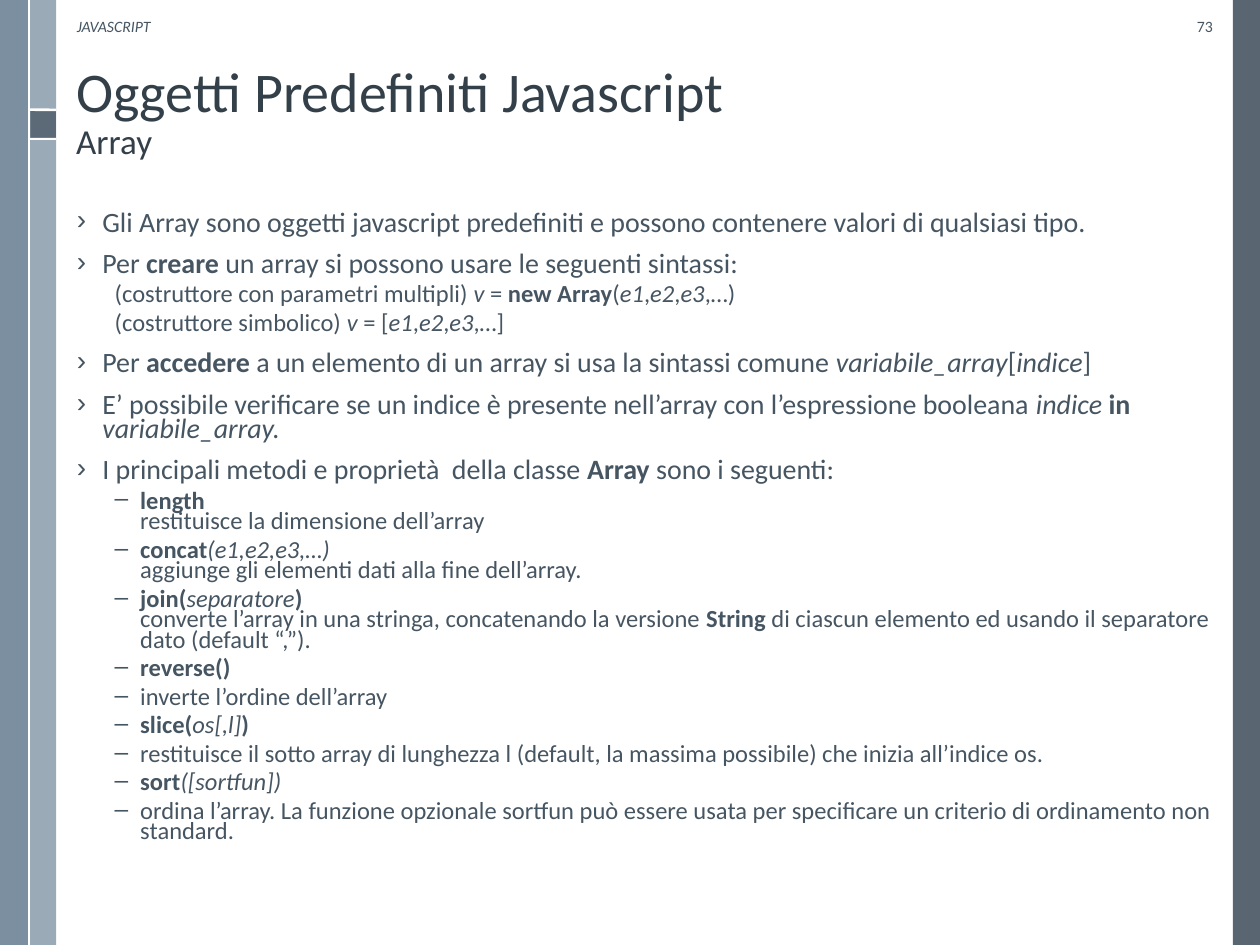
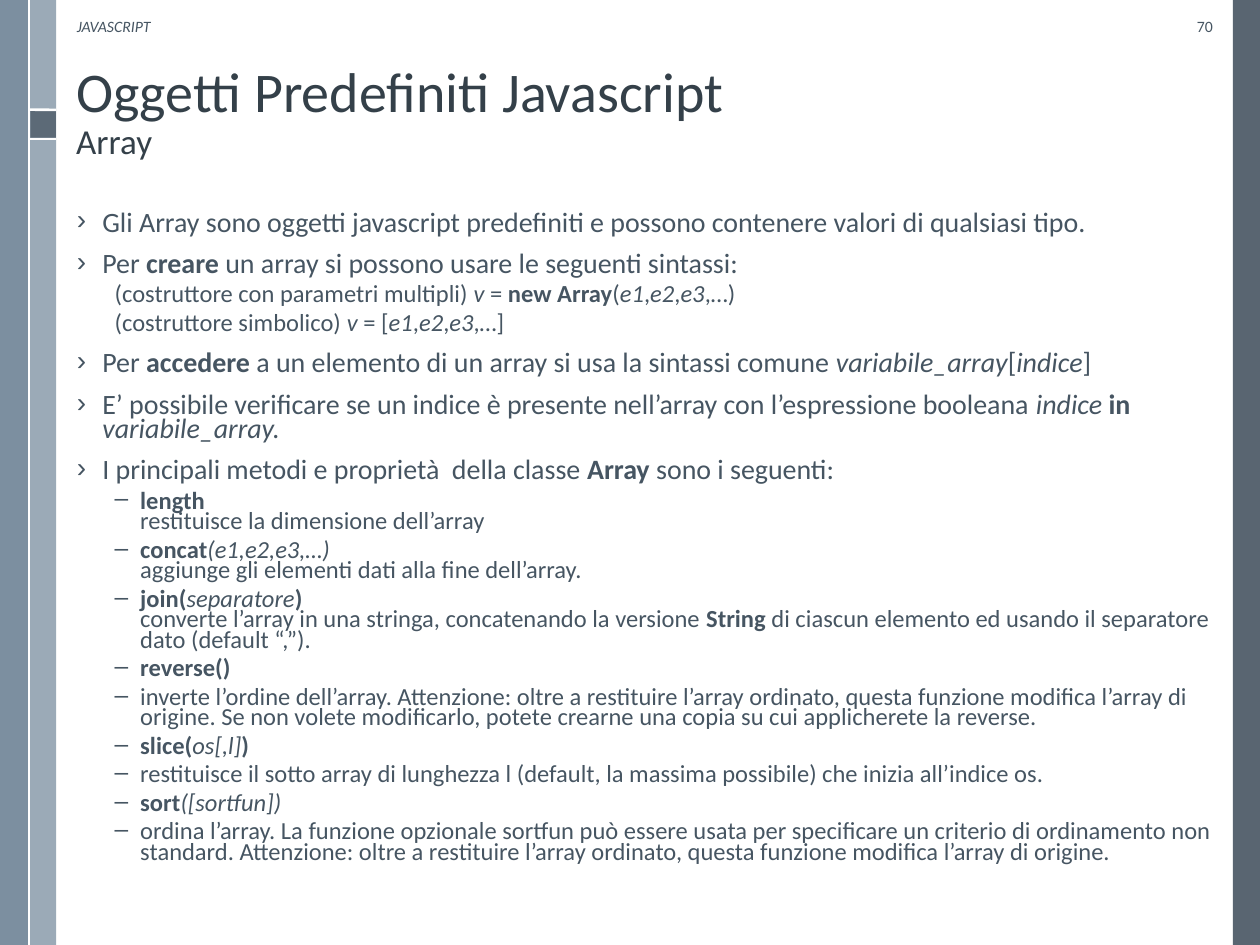
Before and after one commit to WebEngineering-Univaq/WE_Lecture_Slides, a slide deck: slide 70 of Javascript.pptx (slide 73 before the commit). Drawn at 1260x945 pixels with LibreOffice and Linux fonts; fonts in the diff are those of the drawing; background and template pictures are left out. Boxes give left, top, right and bottom in pixels: in the first picture for what was removed or moved away, otherwise in the second. Text is boxed around its words. In the diff, an @@ line names an element or a change of style, - is before the commit and + after.

Commit message:
Fixes to Javascript advanced slides

```diff
--- a/Javascript.pptx
+++ b/Javascript.pptx
@@ page number at [1197,22,1213,32]: text changed @@
-73
+70
@@ text at [140,688,1186,729]: text changed @@
-  – inverte l’ordine dell’array
+  – inverte l’ordine dell’array. Attenzione: oltre a restituire l’array ordinato, questa funzione modifica l’array di origine. Se non volete modificarlo, potete crearne una copia su cui applicherete la reverse.
@@ text at [140,822,1210,864]: text changed @@
-  – ordina l’array. La funzione opzionale sortfun può essere usata per specificare un criterio di ordinamento non standard.
+  – ordina l’array. La funzione opzionale sortfun può essere usata per specificare un criterio di ordinamento non standard. Attenzione: oltre a restituire l’array ordinato, questa funzione modifica l’array di origine.
```
Also in this commit, not shown: 24 other slides changed, 1 other file.
